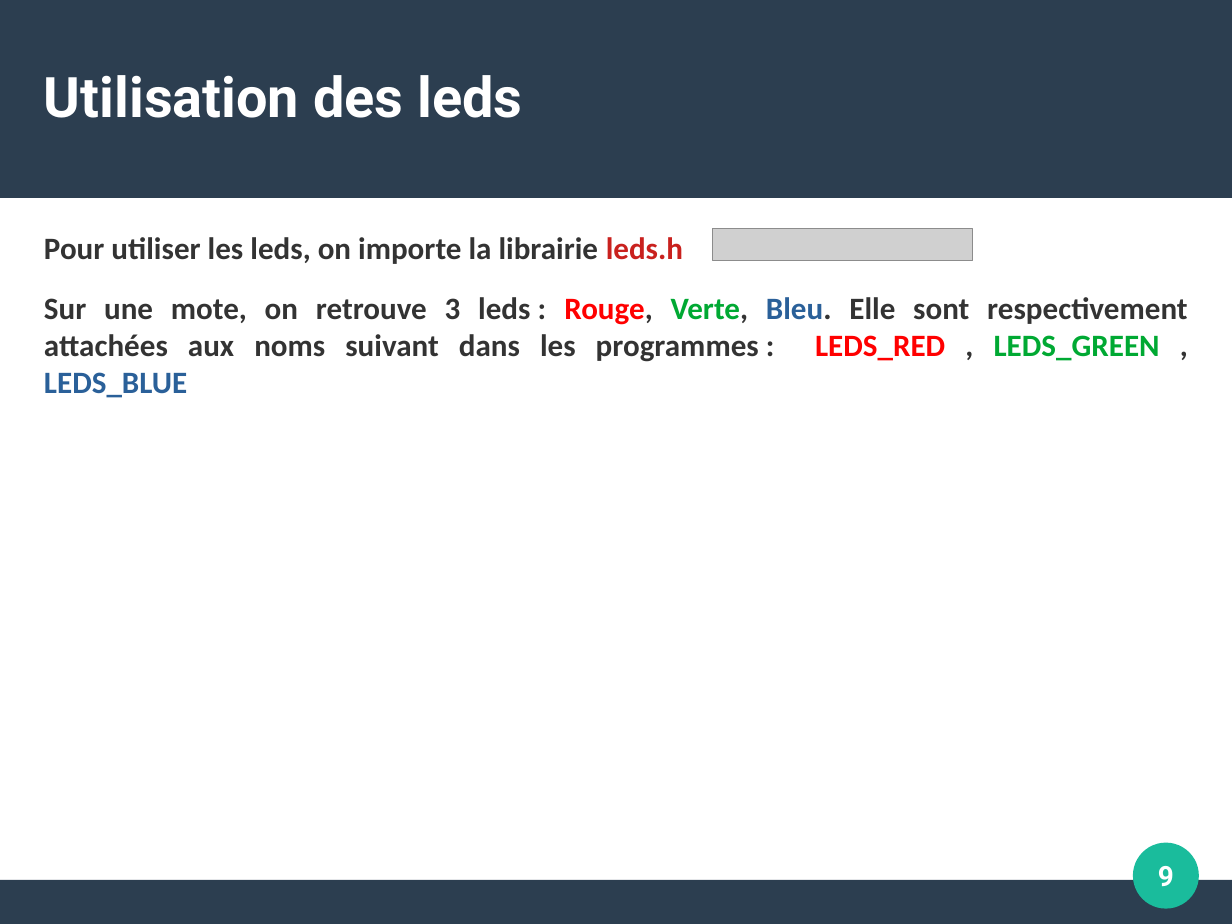
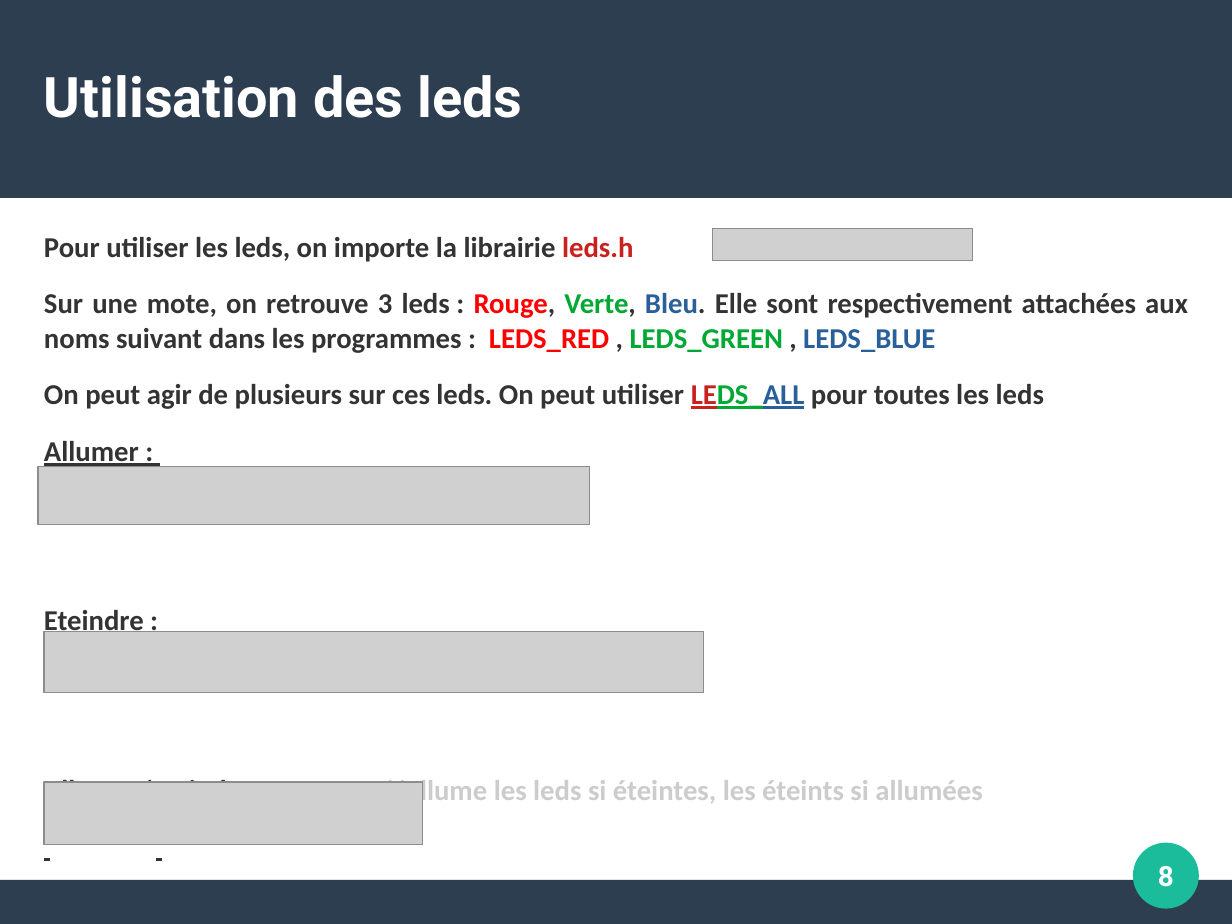
Before and after one commit to Hugo-SEQUIER/ProjetS3, a slide deck: slide 8 of ressources/nos_resumes/programmer_sur_contiki.odp (slide 9 before the commit). Drawn at 1232x924 pixels with LibreOffice and Linux fonts; fonts in the diff are those of the drawing; grey boxes stand for pictures. Boxes give left, top, right and bottom in pixels: in the first picture for what was removed or moved away, otherwise in the second. Text is boxed around its words. In the diff, an @@ line names an element or a change of style, - is before the commit and + after.

```diff
--- a/ressources/nos_resumes/programmer_sur_contiki.odp
+++ b/ressources/nos_resumes/programmer_sur_contiki.odp
@@ text at [44, 237, 1188, 353]: size 20 to 18.5 pt in "Pour utiliser les leds, on importe la ...", "Sur une mote, on retrouve 3 leds ..." @@
@@ text at [44, 384, 1044, 807]: paragraphs added @@
+On peut agir de plusieurs sur ces leds. On peut utiliser LEDS_ALL pour toutes les leds
+Allumer :
+Eteindre :
+Allumer/Eteindre : //Allume les leds si éteintes, les éteints si allumées
@@ picture added at [38, 466, 590, 524] @@
@@ picture added at [44, 632, 704, 692] @@
@@ picture added at [44, 783, 423, 845] @@
@@ page number at [1158, 866, 1174, 887]: text changed @@
-9
+8
```
Also in this commit, not shown: 2 other slides changed, 5 slides added, 2 slides removed, 6 other files.
